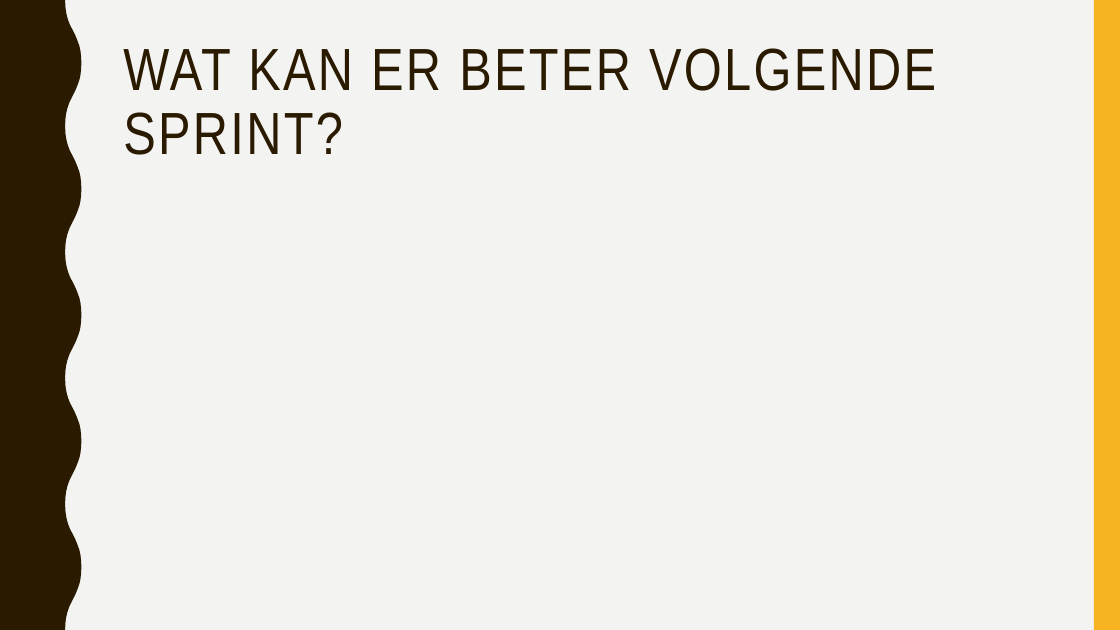
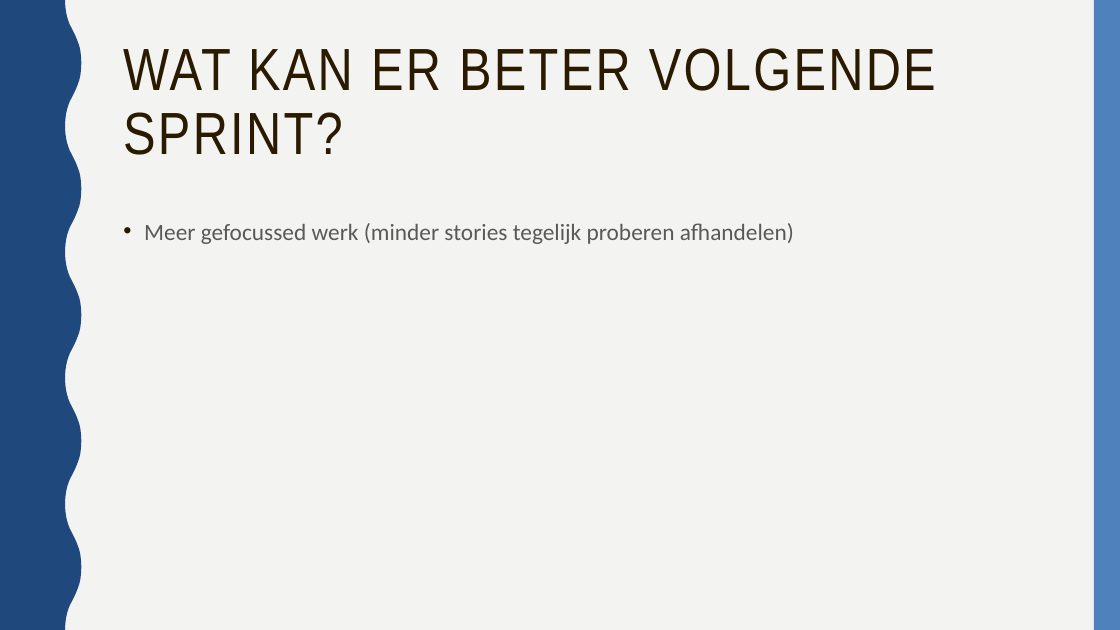
Before and after one commit to KevinD25/BBsnap, a slide deck: slide 8 of doc/presentatie oktober.pptx (slide 7 before the commit). Drawn at 1120x630 pixels with LibreOffice and Linux fonts; fonts in the diff are those of the drawing. Boxes give left, top, right and bottom in pixels: in the first picture for what was removed or moved away, otherwise in the second. Text is boxed around its words. In the diff, an @@ line names an element or a change of style, - is before the commit and + after.

```diff
--- a/doc/presentatie oktober.pptx
+++ b/doc/presentatie oktober.pptx
@@ freeform shape at (0, 0, 82, 630): fill #2A1A00 to #1F497D; outline redrawn @@
@@ rectangle at (1094, 0, 1120, 630): fill #F8B323 to #4F81BD @@
@@ text added at (144, 223, 794, 244), 20 pt, text #595959 @@
+• Meer gefocussed werk (minder stories tegelijk proberen afhandelen)
```
Also in this commit, not shown: 8 other slides changed, 1 slide added.
